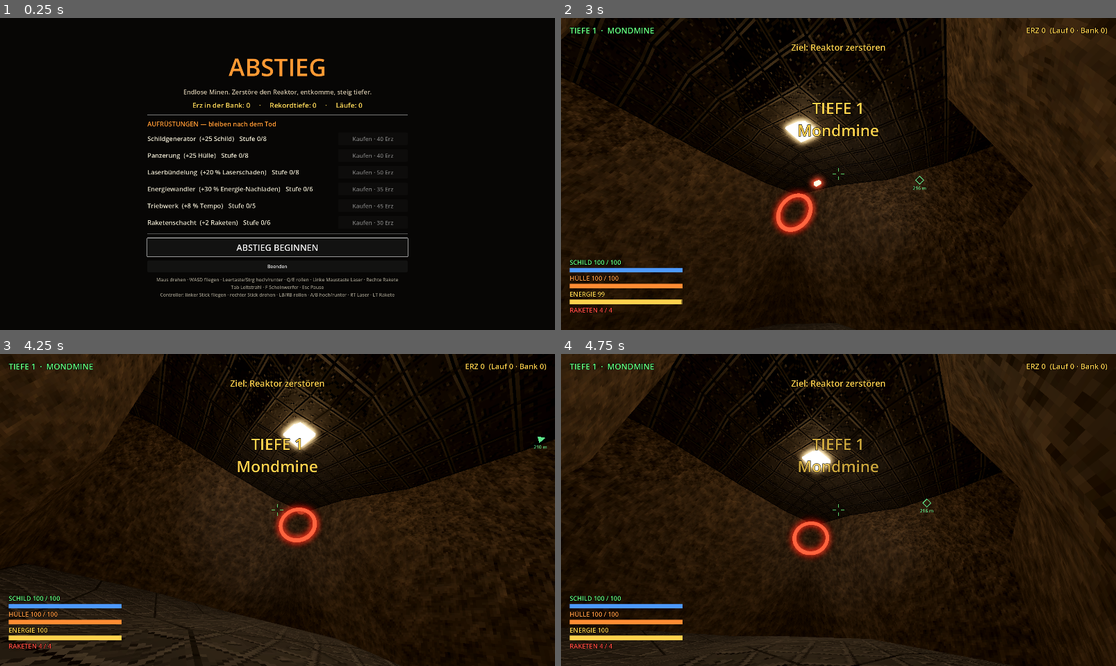
Above: before the commit, frames 1-4 (two rows, left to right).
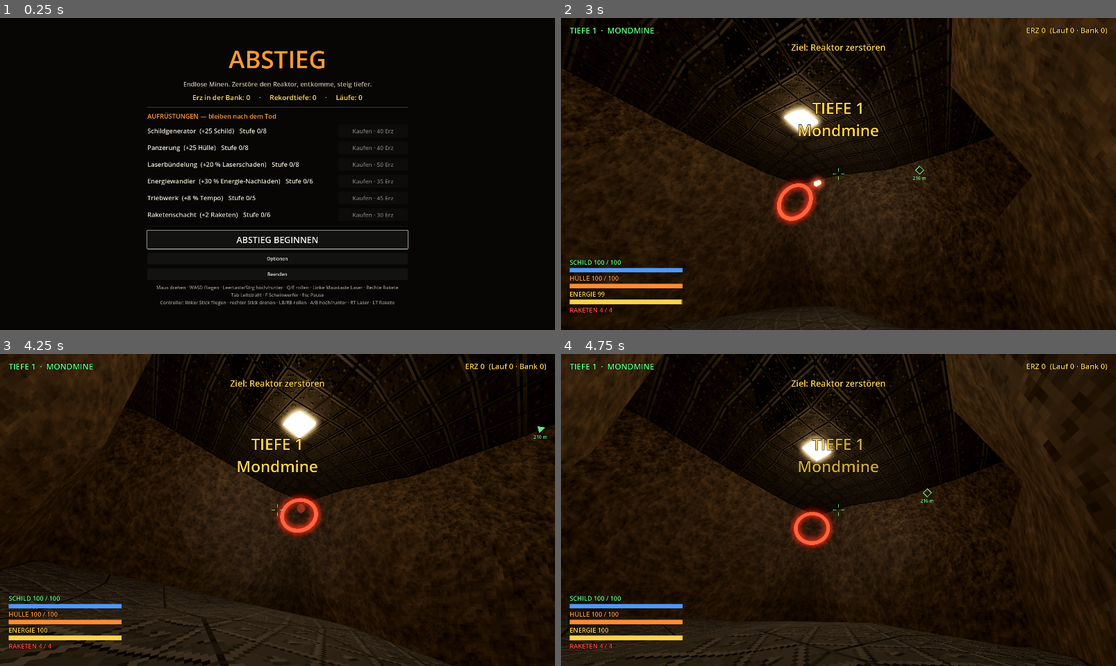
Above: after the commit, the same moments.

Repository: StevFischer/abstieg
Game: Godot game, scene res://scenes/main.tscn
The game is run twice, just before and just after one commit, with the same random seed, the same clock (stepped at 60 frames per second) and the same inputs.
Inputs (mouse positions are in pixels of both pictures, inside the frame that each line leads up to):
- Up to frame 1 (0.25 s): no input
- Up to frame 2 (3 s): click (838, 258) at 0.5 s, where only the run after the commit has a clickable "Optionen"; click (838, 220) at 1.25 s, where only the run after the commit has a clickable "Zurück"; click "ABSTIEG BEGINNEN" at 2 s; move the mouse to (866, 174) at 2.77 s; hold D (rechts) from 2.78 s (still down); tap S (zurueck) at 2.85 s; click (866, 174) at 2.92 s
- Up to frame 3 (4.25 s): move the mouse to (249, 510) at 3.52 s; release D (rechts) at 3.53 s; hold A (links) from 3.53 s (still down); click (249, 510) at 3.6 s; tap S (zurueck) at 3.8 s
- Up to frame 4 (4.75 s): move the mouse to (849, 503) at 4.27 s; release A (links) at 4.28 s; hold D (rechts) from 4.28 s (still down); tap Space (hoch) at 4.35 s; tap S (zurueck) at 4.55 s

The runs differ from the first frame. In frame 1, 6.3% of the frame differs, in the area x 26-74%, y 10-93%; in frame 2, 10%; in frame 3, 10%, in the area x 0-100%, y 0-100%; in frame 4, 9.9%.

Commit message:
Optionen: Lautstärke gesamt und je Tonart (eigene Audiokanäle), aus Hangar und Pause, gespeichert
Co-Authored-By: Claude Opus 5.5 <noreply@anthropic.com>

Diff:
--- a/scripts/Hangar.gd
+++ b/scripts/Hangar.gd
@@ -4,6 +4,7 @@
 
 signal starten
 signal beenden
+signal optionen
 
 const ORANGE := Color(1.0, 0.6, 0.2)
 
@@ -62,6 +63,11 @@
 	los.pressed.connect(func(): starten.emit())
 	spalte.add_child(los)
 	erster = los
+	var opt := Button.new()
+	opt.text = "Optionen"
+	opt.custom_minimum_size = Vector2(0, 40)
+	opt.pressed.connect(func(): optionen.emit())
+	spalte.add_child(opt)
 	var ende := Button.new()
 	ende.text = "Beenden"
 	ende.custom_minimum_size = Vector2(0, 40)
--- a/scripts/Klang.gd
+++ b/scripts/Klang.gd
@@ -6,6 +6,14 @@
 
 const RATE := 44100
 const MAX_GLEICHZEITIG := 28
+## Lautstärkeregler: je Regler ein Audiokanal (Bus). "gesamt" ist der Hauptkanal.
+const KANAELE := {"gesamt": "Master", "laser": "Laser", "gegner": "Gegner", "explosionen": "Explosionen"}
+const KANAL_NAMEN := {"gesamt": "Gesamt", "laser": "Eigener Laser", "gegner": "Gegnerschüsse", "explosionen": "Explosionen"}
+const TON_KANAL := {"laser": "Laser", "laser_gegner": "Gegner", "einschlag": "Explosionen",
+	"explosion": "Explosionen", "explosion_gross": "Explosionen"}
+
+var lautstaerke := {"gesamt": 1.0, "laser": 1.0, "gegner": 1.0, "explosionen": 1.0}
+var _einstellungen := "user://abstieg_einstellungen.cfg"
 
 var toene := {}
 var zaehler := {}        ## je Ton, wie oft er abgespielt wurde — für Selbsttest und Log
@@ -14,7 +22,18 @@
 
 
 func _ready() -> void:
+	process_mode = Node.PROCESS_MODE_ALWAYS   # Probetöne im Optionen-Bildschirm auch in der Pause
 	_rng.seed = 4711
+	if "--autotest" in OS.get_cmdline_user_args():
+		_einstellungen = "user://abstieg_einstellungen_autotest.cfg"
+	for k in KANAELE:
+		var bus: String = KANAELE[k]
+		if AudioServer.get_bus_index(bus) < 0:
+			AudioServer.add_bus()
+			var i := AudioServer.bus_count - 1
+			AudioServer.set_bus_name(i, bus)
+			AudioServer.set_bus_send(i, "Master")
+	laden()
 	# Begrenzer am Hauptkanal: viele gleichzeitige Einschläge dürfen nicht übersteuern.
 	var begrenzer := AudioEffectHardLimiter.new()
 	begrenzer.ceiling_db = -1.0
@@ -39,12 +58,14 @@
 		var a := AudioStreamPlayer.new()
 		a.stream = toene[name]
 		a.volume_db = db
+		a.bus = TON_KANAL.get(name, "Master")
 		a.pitch_scale = _rng.randf_range(0.94, 1.06)
 		p = a
 	else:
 		var a3 := AudioStreamPlayer3D.new()
 		a3.stream = toene[name]
 		a3.volume_db = db
+		a3.bus = TON_KANAL.get(name, "Master")
 		a3.unit_size = 12.0
 		a3.max_distance = 140.0
 		a3.pitch_scale = _rng.randf_range(0.9, 1.1)
@@ -56,6 +77,28 @@
 		_laufend -= 1
 		p.queue_free())
 	p.play()
+
+
+func setze(kanal: String, wert: float) -> void:
+	lautstaerke[kanal] = clampf(wert, 0.0, 1.0)
+	var i := AudioServer.get_bus_index(KANAELE[kanal])
+	AudioServer.set_bus_volume_db(i, linear_to_db(maxf(lautstaerke[kanal], 0.0001)))
+	AudioServer.set_bus_mute(i, lautstaerke[kanal] <= 0.001)
+
+
+func laden() -> void:
+	var c := ConfigFile.new()
+	c.load(_einstellungen)
+	for k in KANAELE:
+		setze(k, float(c.get_value("lautstaerke", k, 1.0)))
+
+
+func speichern() -> void:
+	var c := ConfigFile.new()
+	for k in KANAELE:
+		c.set_value("lautstaerke", k, lautstaerke[k])
+	var e := c.save(_einstellungen)
+	Protokoll.schreib("klang", "Lautstärke gespeichert %s (%s)" % [lautstaerke, error_string(e)])
 
 
 func _laser(f0: float, f1: float, dauer: float, rechteck: float) -> AudioStreamWAV:
--- a/scripts/Main.gd
+++ b/scripts/Main.gd
@@ -12,6 +12,7 @@
 var hangar: Hangar
 var hangar_ebene: CanvasLayer
 var pause_ebene: CanvasLayer
+var optionen: Optionen
 var umgebung: WorldEnvironment
 var thema: Dictionary
 
@@ -23,6 +24,7 @@
 var leitstrahl := true
 var autotest := false
 var _leit_t := 0.0
+var _opt_zu_bild := -1   ## Bild, in dem die Optionen per Esc geschlossen wurden — dieselbe Esc soll nicht auch die Pause beenden
 var _leit_ziel := Vector3.ZERO
 var _leit_weg := 0.0
 var _rng := RandomNumberGenerator.new()
@@ -50,10 +52,20 @@
 	hangar.beenden.connect(func(): get_tree().quit())
 	hangar_ebene.add_child(hangar)
 	_pause_bauen()
+	var opt_ebene := CanvasLayer.new()
+	opt_ebene.layer = 30
+	add_child(opt_ebene)
+	optionen = Optionen.new()
+	optionen.visible = false
+	opt_ebene.add_child(optionen)
+	optionen.zurueck.connect(_optionen_zu)
+	hangar.optionen.connect(_optionen_auf)
 	if autotest:
 		_autotest()
 	else:
 		_zeige_hangar()
+		if "--zeige-optionen" in OS.get_cmdline_user_args():
+			_optionen_auf()
 
 
 # --- Ablauf -----------------------------------------------------------------
@@ -252,7 +264,8 @@
 # --- Jedes Bild ----------------------------------------------------------------
 
 func _process(dt: float) -> void:
-	if Input.is_action_just_pressed("pause") and zustand == "flug" and not autotest:
+	if Input.is_action_just_pressed("pause") and zustand == "flug" and not autotest and not optionen.visible \
+			and Engine.get_process_frames() != _opt_zu_bild:
 		_pause(not get_tree().paused)
 	if get_tree().paused or schiff == null or zustand != "flug":
 		return
@@ -327,6 +340,7 @@
 	titel.add_theme_color_override("font_color", Hangar.ORANGE)
 	spalte.add_child(titel)
 	for eintrag in [["Weiter", func(): _pause(false)],
+			["Optionen", func(): _optionen_auf()],
 			["Lauf aufgeben", func():
 				_pause(false)
 				_schiff_tot("Lauf aufgegeben")],
@@ -339,6 +353,21 @@
 		spalte.add_child(b)
 
 
+func _optionen_auf() -> void:
+	optionen.aufbauen()
+	optionen.visible = true
+
+
+func _optionen_zu() -> void:
+	optionen.visible = false
+	_opt_zu_bild = Engine.get_process_frames()
+	if zustand == "hangar":
+		hangar.aufbauen()
+	else:
+		var erster: Button = pause_ebene.find_children("*", "Button", true, false)[0]
+		erster.grab_focus()
+
+
 func _pause(an: bool) -> void:
 	get_tree().paused = an
 	pause_ebene.visible = an
@@ -356,6 +385,21 @@
 	var aufnahme := AudioEffectRecord.new()
 	AudioServer.add_bus_effect(0, aufnahme)
 	aufnahme.set_recording_active(true)
+	# Lautstärke: Regler setzen, Bus messen, aus der Datei neu laden
+	var klang := get_node("/root/Klang")
+	klang.setze("explosionen", 0.25)
+	klang.setze("gegner", 0.0)
+	klang.speichern()
+	klang.lautstaerke["explosionen"] = 1.0
+	klang.laden()
+	var bus_ex := AudioServer.get_bus_volume_db(AudioServer.get_bus_index("Explosionen"))
+	var stumm := AudioServer.is_bus_mute(AudioServer.get_bus_index("Gegner"))
+	var lautst_ok: bool = absf(bus_ex - linear_to_db(0.25)) < 0.1 and stumm and is_equal_approx(klang.lautstaerke["explosionen"], 0.25)
+	Protokoll.schreib("test", "Lautstärke: Explosionen-Bus %.1f dB nach Neuladen (Soll %.1f), Gegner stumm %s → %s" % [
+		bus_ex, linear_to_db(0.25), stumm, "ok" if lautst_ok else "FEHLER"])
+	klang.setze("explosionen", 1.0)
+	klang.setze("gegner", 1.0)
+	klang.speichern()
 	_starte_lauf()
 	schiff.unverwundbar = true
 	for a in OS.get_cmdline_user_args():
@@ -363,7 +407,7 @@
 			tiefe = int(a.get_slice("=", 1))
 			_lade_level()
 	var abdruecke := [gen.fingerabdruck()]
-	var ok := true
+	var ok := lautst_ok
 	for runde in 2:
 		var t := tiefe
 		await _warte(1.5)
--- /dev/null
+++ b/scripts/Optionen.gd
@@ -0,0 +1,99 @@
+class_name Optionen
+extends Control
+## Optionen-Bildschirm: Lautstärke gesamt und je Tonart. Wirkt sofort, gespeichert beim Verlassen.
+
+signal zurueck
+
+const ORANGE := Color(1.0, 0.6, 0.2)
+const PROBE := {"laser": "laser", "gegner": "laser_gegner", "explosionen": "explosion", "gesamt": "explosion"}
+
+var _probe_t := 0.0
+
+
+func _init() -> void:
+	set_anchors_preset(Control.PRESET_FULL_RECT)
+	process_mode = Node.PROCESS_MODE_ALWAYS
+
+
+func _process(dt: float) -> void:
+	_probe_t -= dt
+
+
+func aufbauen() -> void:
+	for k in get_children():
+		k.queue_free()
+	var grund := ColorRect.new()
+	grund.color = Color(0.03, 0.025, 0.02, 1.0)
+	grund.set_anchors_preset(Control.PRESET_FULL_RECT)
+	add_child(grund)
+	var mitte := CenterContainer.new()
+	mitte.set_anchors_preset(Control.PRESET_FULL_RECT)
+	add_child(mitte)
+	var spalte := VBoxContainer.new()
+	spalte.add_theme_constant_override("separation", 18)
+	spalte.custom_minimum_size = Vector2(820, 0)
+	mitte.add_child(spalte)
+	var titel := Label.new()
+	titel.text = "OPTIONEN"
+	titel.horizontal_alignment = HORIZONTAL_ALIGNMENT_CENTER
+	titel.add_theme_font_size_override("font_size", 56)
+	titel.add_theme_color_override("font_color", ORANGE)
+	spalte.add_child(titel)
+	spalte.add_child(_text("LAUTSTÄRKE", 22, ORANGE))
+	var erster: HSlider = null
+	for k in Klang.KANAELE:
+		var zeile := HBoxContainer.new()
+		zeile.add_theme_constant_override("separation", 20)
+		var name_l := _text(Klang.KANAL_NAMEN[k], 24, Color(0.9, 0.88, 0.8))
+		name_l.custom_minimum_size = Vector2(260, 0)
+		zeile.add_child(name_l)
+		var regler := HSlider.new()
+		regler.min_value = 0
+		regler.max_value = 100
+		regler.step = 5
+		regler.value = round(Klang.lautstaerke[k] * 100.0)
+		regler.custom_minimum_size = Vector2(420, 36)
+		regler.size_flags_vertical = Control.SIZE_SHRINK_CENTER
+		zeile.add_child(regler)
+		var wert := _text("%d %%" % int(regler.value), 24, Color(1.0, 0.85, 0.35))
+		wert.custom_minimum_size = Vector2(90, 0)
+		wert.horizontal_alignment = HORIZONTAL_ALIGNMENT_RIGHT
+		zeile.add_child(wert)
+		var kanal: String = k
+		regler.value_changed.connect(func(v: float):
+			Klang.setze(kanal, v / 100.0)
+			wert.text = "%d %%" % int(v)
+			if _probe_t <= 0.0:          # Probeton, damit man hört, was man einstellt
+				_probe_t = 0.25
+				Klang.spiele(PROBE[kanal]))
+		spalte.add_child(zeile)
+		if erster == null:
+			erster = regler
+	var zur := Button.new()
+	zur.text = "Zurück"
+	zur.custom_minimum_size = Vector2(0, 52)
+	zur.add_theme_font_size_override("font_size", 24)
+	zur.pressed.connect(_schliessen)
+	spalte.add_child(zur)
+	spalte.add_child(_text("Pfeiltasten oder Steuerkreuz links/rechts verschieben den gewählten Regler.", 16,
+		Color(0.6, 0.58, 0.52)))
+	erster.call_deferred("grab_focus")
+
+
+func _unhandled_input(e: InputEvent) -> void:
+	if visible and e.is_action_pressed("ui_cancel"):
+		get_viewport().set_input_as_handled()
+		_schliessen()
+
+
+func _schliessen() -> void:
+	Klang.speichern()
+	zurueck.emit()
+
+
+func _text(t: String, groesse: int, farbe: Color) -> Label:
+	var l := Label.new()
+	l.text = t
+	l.add_theme_font_size_override("font_size", groesse)
+	l.add_theme_color_override("font_color", farbe)
+	return l
Not shown, added: scripts/Klang.gd.uid
Not shown, added: scripts/Optionen.gd.uid
Not shown, added: tests/test_huelle.gd.uid
Not shown, added: tests/test_schild.gd.uid
Not shown, added: tests/test_schusstempo.gd.uid
